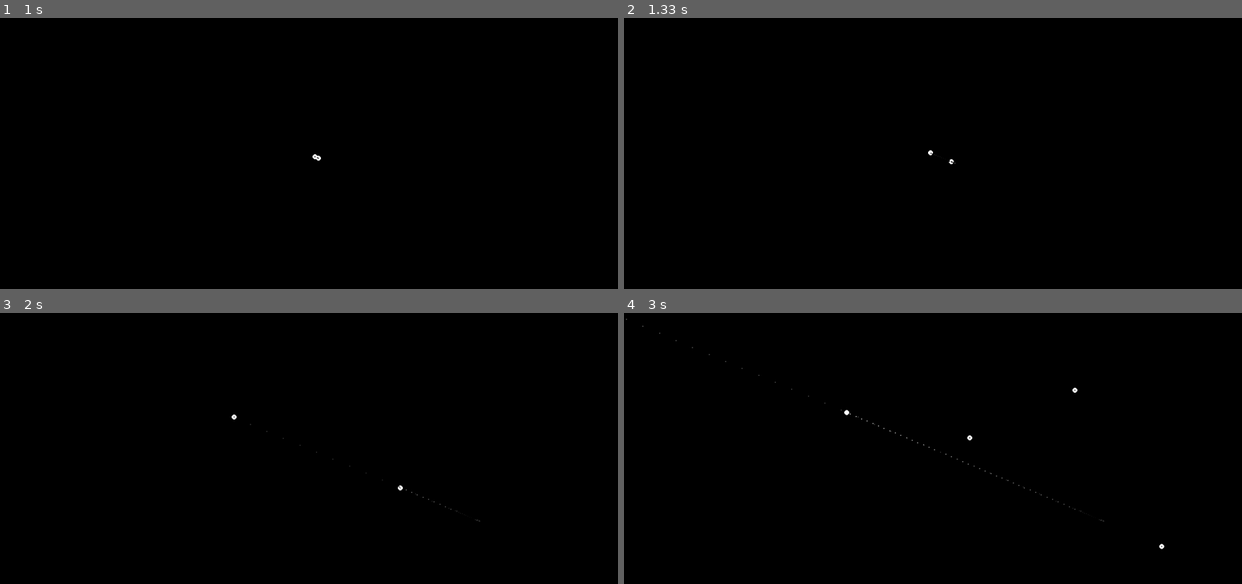
Above: before the commit, frames 1-4 (two rows, left to right).
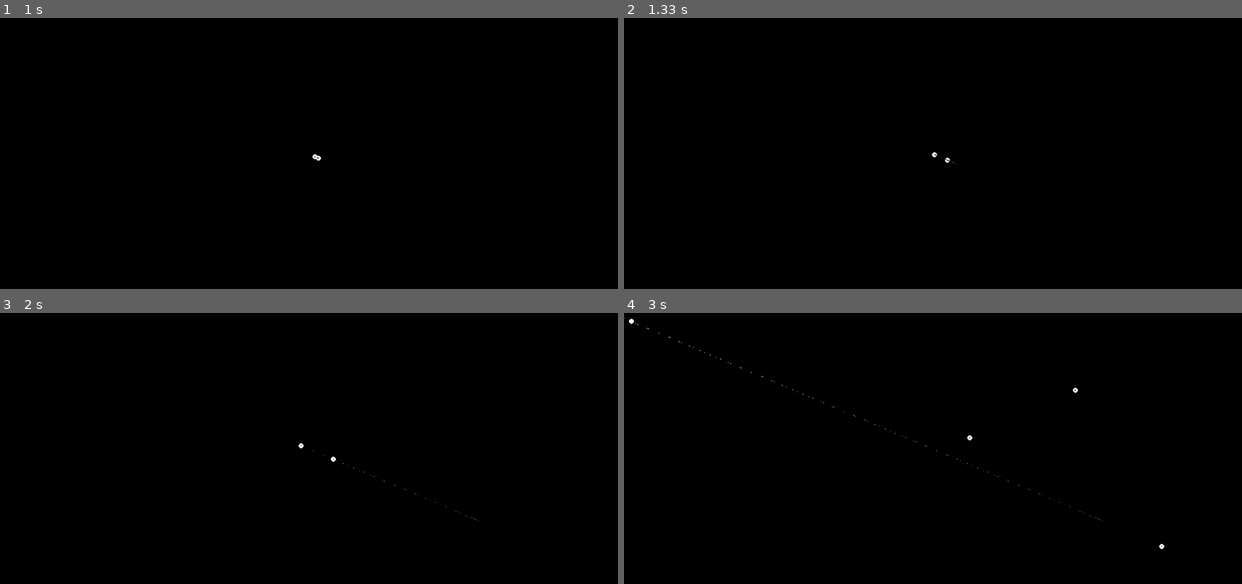
Above: after the commit, the same moments.

Repository: five-over-four/n-body-pygame
Game: pygame game, started from n-body-sim.py
Two runs of this game, one before a commit and one after it. Both use one fixed random seed, a clock stepped at 60 frames per second and the inputs below.
Inputs (mouse positions are in pixels of both pictures, inside the frame that each line leads up to):
- Up to frame 1 (1 s): click (315, 158) at 0.38 s; press the mouse at (315, 158) at 0.7 s; move the mouse to (352, 172) at 0.8 s; release the mouse at (389, 188) at 0.93 s
- Up to frame 2 (1.33 s): tap S at 1 s
- Up to frame 3 (2 s): tap R at 1.33 s; tap Space at 1.73 s; tap F at 1.82 s
- Up to frame 4 (3 s): tap Space at 2.03 s; click (1161, 546) at 2.22 s; click (1075, 388) at 2.55 s; click (970, 437) at 2.88 s

Frame 1 is identical in both runs. In frame 2, less than 0.1% of the frame differs, in the area x 49-54%, y 48-55%; in frame 3, less than 0.1%; in frame 4, 0.2%, in the area x 0-78%, y 1-78%.

Commit message:
gravitational softening now done with triangular kernel

Diff:
--- a/n-body-sim.py
+++ b/n-body-sim.py
@@ -21,7 +21,7 @@
         else:
             self.config_file = None
         self.load()
-        self.softening_constant = 10 # avoids singularities in our gravity modelling.
+        self.softening_constant = 15 # avoids singularities in our gravity modelling.
         self.center = self.resolution[0]/2, self.resolution[1]/2
         self.gravity_constant = 0.01 # strength of gravity.
         self.shot_factor = 1 # larger number means more sensitive shooting.
@@ -71,11 +71,12 @@
 
     def acceleration(self, other):
         diff_vec = (self.x - other.x, self.y - other.y)
-        norm = ((self.x-other.x)**2 + (self.y-other.y)**2 + settings.softening_constant**2)**(1/2)
+        norm = (self.x-other.x)**2 + (self.y-other.y)**2
+        kernel = softening_kernel(norm)
         if not settings.realistic_gravity:
-            return (diff_vec[0]/norm**2, diff_vec[1]/norm**2)
+            return (diff_vec[0]/(norm+kernel), diff_vec[1]/(norm+kernel))
         else:
-            return (diff_vec[0]/norm**3, diff_vec[1]/norm**3)
+            return (diff_vec[0]/(norm+kernel**2)**(3/2), diff_vec[1]/(norm+kernel**2)**(3/2))
 
     def tick(self, others):
         for body in others:
@@ -89,6 +90,12 @@
     def move(self):
         self.x += self.v_x * settings.gravity_constant
         self.y += self.v_y * settings.gravity_constant
+
+# returns softening factor based on distance.
+def softening_kernel(d):
+    if d <= settings.softening_constant:
+        return (settings.softening_constant - d) * settings.softening_constant
+    return 0
 
 # format: x-pos,y-pos,mass,x-velocity,y-velocity. one body per row. ex. 200,200,24.5,-4,2
 def load_system():
